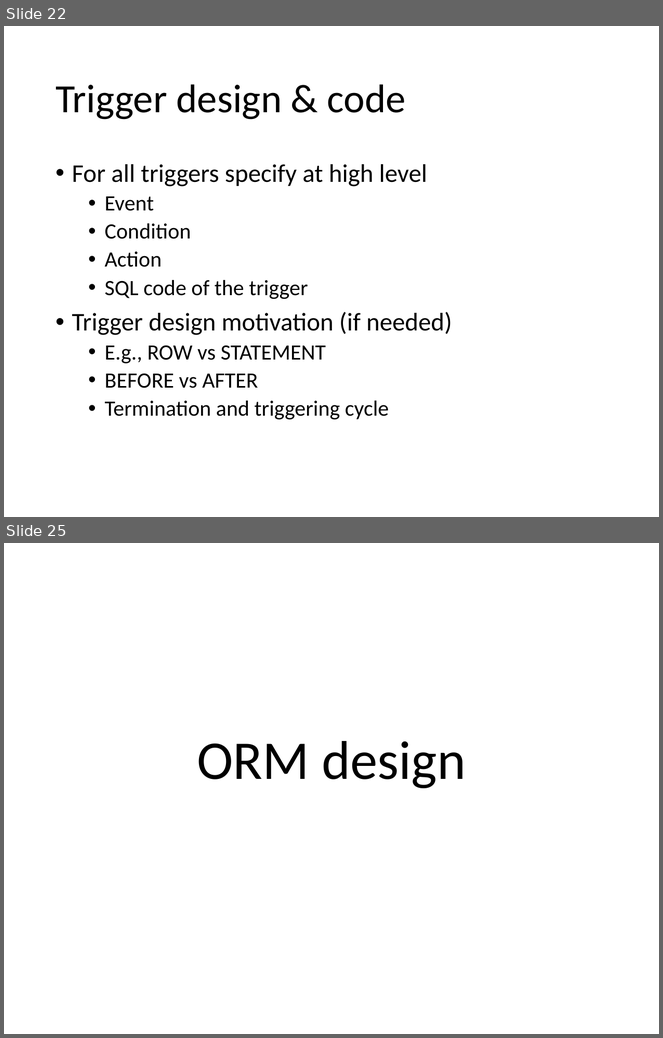
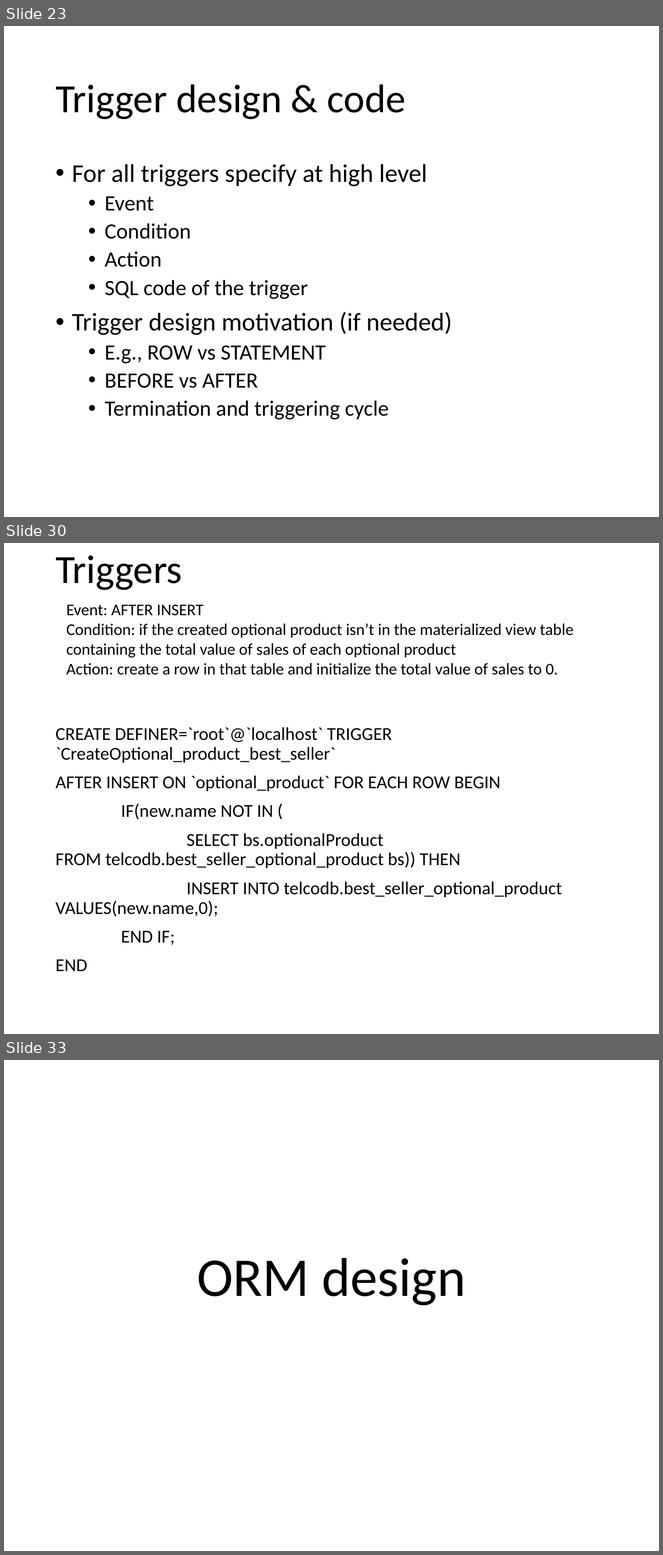
Before and after one commit to andrearestelli/db2-project, a slide deck: docs/documentation.pptx. Shown one above the other, each under a label of ours: slides 22 and 25 before the commit, slides 23, 30 and 33 after it; the slides between them are not shown. The pictures are 663x1038 and 663x1555 pixels, drawn with LibreOffice and Linux fonts; fonts in the diff are those of the drawing. Boxes give left, top, right and bottom in pixels: in the first picture for what was removed or moved away, otherwise in the second. Text is boxed around its words. In the diff, an @@ line names an element or a change of style, - is before the commit and + after.

```diff
--- a/docs/documentation.pptx
+++ b/docs/documentation.pptx
@@ slide 30 added at [4, 543, 659, 1034], background #FFFFFF @@
@@ title added at [55, 555, 182, 590], 44 pt, text #000000 @@
+Triggers
@@ text added at [66, 604, 574, 675], 18 pt, text #000000 @@
+Event: AFTER INSERT
+Condition: if the created optional product isn’t in the materialized view table containing the total value of sales of each optional product
+Action: create a row in that table and initialize the total value of sales to 0.
@@ text added at [55, 727, 562, 971], 20 pt, text #000000 @@
+CREATE DEFINER=`root`@`localhost` TRIGGER `CreateOptional_product_best_seller`
+AFTER INSERT ON `optional_product` FOR EACH ROW BEGIN
+IF(new.name NOT IN (
+SELECT bs.optionalProduct FROM telcodb.best_seller_optional_product bs)) THEN
+INSERT INTO telcodb.best_seller_optional_product VALUES(new.name,0);
+END IF;
+END
@@ what was slide 22 is now slide 23 @@
@@ what was slide 25 is now slide 33 @@
```
Also in this commit, not shown: 3 slides changed, 8 other slides added, 1 slide removed.
